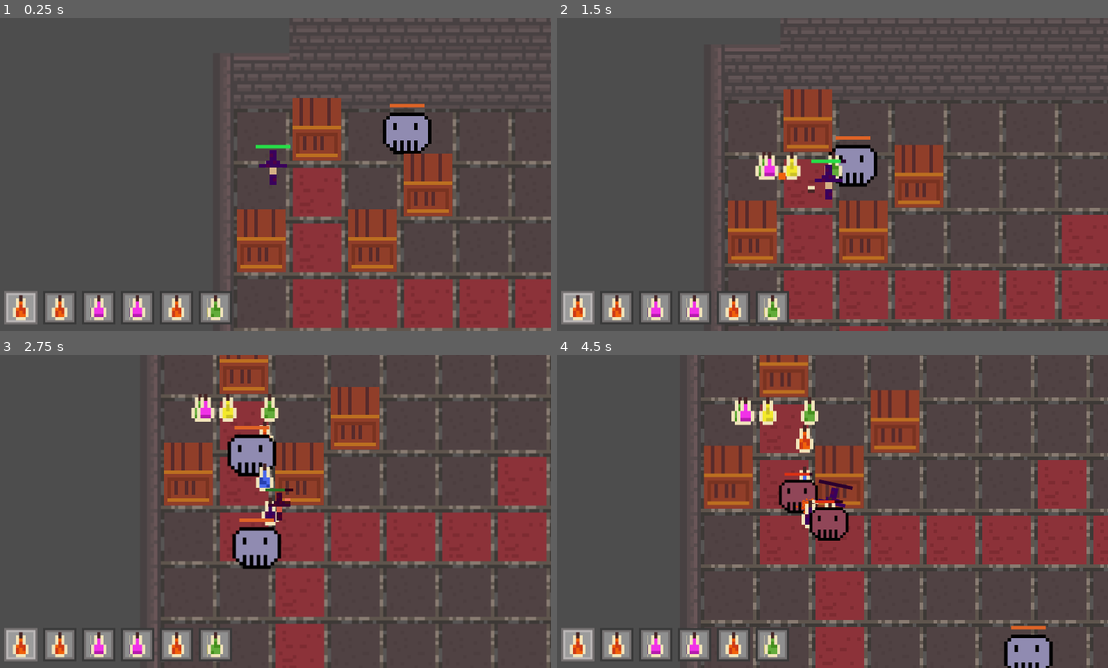
Above: before the commit, frames 1-4 (two rows, left to right).
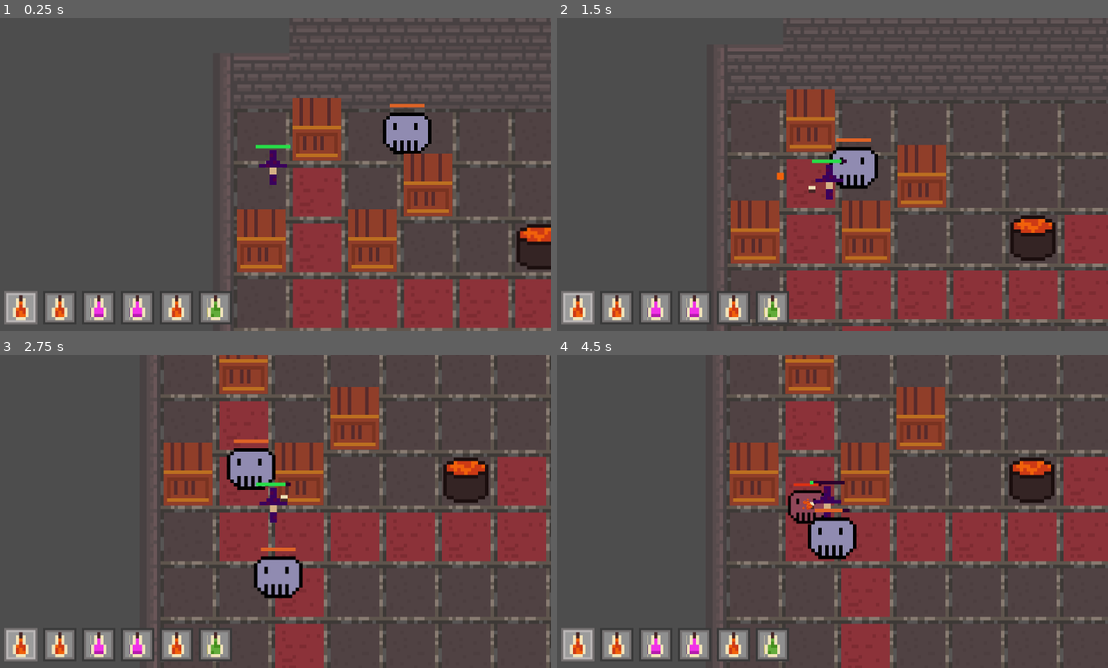
Above: after the commit, the same moments.

Repository: chluebi/ludum-dare-58
Game: Godot game, scene res://main.tscn
Two runs of this game, one before a commit and one after it. Both use one fixed random seed, a clock stepped at 60 frames per second and the inputs below.
Inputs (mouse positions are in pixels of both pictures, inside the frame that each line leads up to):
- Up to frame 1 (0.25 s): no input
- Up to frame 2 (1.5 s): tap Enter (ui_accept) at 0.5, 0.6, 0.77, 1.07 s; move the mouse to (953, 158) at 0.52 s; hold D (move_right) 0.53-1.28 s; move the mouse to (716, 190) at 1.27 s; hold S (move_down) from 1.28 s (still down); click (716, 190) at 1.35 s
- Up to frame 3 (2.75 s): tap Enter (ui_accept) at 1.52, 1.55, 1.82, 2.1 s; move the mouse to (330, 442) at 2.02 s; release S (move_down) at 2.03 s; hold D (move_right) from 2.03 s (still down)
- Up to frame 4 (4.5 s): move the mouse to (804, 574) at 2.77 s; release D (move_right) at 2.78 s; hold W (move_up) 2.78-3.53 s; click (804, 574) at 2.85 s; tap Enter (ui_accept) at 3.02, 3.05, 3.32, 3.6, 3.77, 4.07 s; move the mouse to (997, 558) at 3.52 s; hold A (move_left) from 3.53 s (still down); move the mouse to (661, 464) at 4.27 s; click (661, 464) at 4.35 s

The runs differ from the first frame. In frame 1, 0.9% of the frame differs, in the area x 93-100%, y 65-81%; in frame 2, 11%; in frame 3, 6.6%; in frame 4, 27%, in the area x 24-100%, y 0-100%.

Commit message:
added two cauldrons which spawn random potions

Diff:
--- /dev/null
+++ b/cauldron.gd
@@ -0,0 +1,23 @@
+extends StaticBody2D
+
+const POTION_DISTANCE = 150
+const POTION_INTERVAL = 5.0
+const POTION_SCENE = preload("res://potion.tscn")
+var timer = 0
+
+
+@onready var player = $"../player"
+
+func spawn_potion():
+	var r = randf_range(-PI, PI)
+	var pot = POTION_SCENE.instantiate()
+	pot.set_random_type()
+	pot.position = Vector2.from_angle(r) * POTION_DISTANCE + position
+	#pot.body_entered.connect(player.on_pickup)
+	get_parent().add_child(pot)
+
+func _process(delta: float) -> void:
+	timer += delta
+	if timer >= POTION_INTERVAL:
+		spawn_potion()
+		timer -= POTION_INTERVAL
--- /dev/null
+++ b/cauldron.tscn
@@ -0,0 +1,26 @@
+[gd_scene load_steps=5 format=3 uid="uid://wmwgnv10gs56"]
+
+[ext_resource type="Script" uid="uid://digbukh8ije7" path="res://cauldron.gd" id="1_0t22i"]
+[ext_resource type="Texture2D" uid="uid://bfygts20gb638" path="res://big-sheet.png" id="1_5qdwy"]
+
+[sub_resource type="AtlasTexture" id="AtlasTexture_0t22i"]
+atlas = ExtResource("1_5qdwy")
+region = Rect2(0, 18, 25, 37)
+
+[sub_resource type="RectangleShape2D" id="RectangleShape2D_mo0jf"]
+size = Vector2(12.800003, 12.700002)
+
+[node name="cauldron" type="StaticBody2D" groups=["static_obstacles"]]
+scale = Vector2(10, 10)
+script = ExtResource("1_0t22i")
+metadata/_edit_group_ = true
+
+[node name="Sprite2D" type="Sprite2D" parent="."]
+texture = SubResource("AtlasTexture_0t22i")
+region_enabled = true
+region_rect = Rect2(0, 0, 13, 13)
+
+[node name="CollisionShape2D" type="CollisionShape2D" parent="."]
+position = Vector2(-3.8146962e-07, 0.049999993)
+scale = Vector2(0.99999976, 0.99999976)
+shape = SubResource("RectangleShape2D_mo0jf")
--- a/crate.tscn
+++ b/crate.tscn
@@ -3,7 +3,7 @@
 [ext_resource type="Texture2D" uid="uid://dwklrk08g7n6" path="res://crate.png" id="1_uep05"]
 
 [sub_resource type="RectangleShape2D" id="RectangleShape2D_mo0jf"]
-size = Vector2(14.000004, 12.499998)
+size = Vector2(12.800003, 12.700002)
 
 [node name="Crate" type="StaticBody2D" groups=["static_obstacles"]]
 scale = Vector2(10, 10)
--- a/fireball.gd
+++ b/fireball.gd
@@ -43,7 +43,7 @@
 	particles.position = position
 	particles.direction = direction
 	particles.emitting = true
-	get_parent().add_child(particles)
+	get_parent().get_parent().add_child(particles)
 	if "health" in body:
 		if body.health.take_damage(damage) and big:
 			return
--- a/main.tscn
+++ b/main.tscn
@@ -6,6 +6,7 @@
 [ext_resource type="Script" uid="uid://rnjhn3gu636t" path="res://tile_map_layer.gd" id="3_272bh"]
 [ext_resource type="PackedScene" uid="uid://nhwhlhpm51nv" path="res://crate.tscn" id="4_1bvp3"]
 [ext_resource type="PackedScene" uid="uid://dog1poe2ison0" path="res://enemy.tscn" id="5_lquwl"]
+[ext_resource type="PackedScene" uid="uid://wmwgnv10gs56" path="res://cauldron.tscn" id="7_kek77"]
 [ext_resource type="PackedScene" uid="uid://b4s8ah7fjsuyp" path="res://hud.tscn" id="8_5vw27"]
 [ext_resource type="Script" uid="uid://cbnnke38dp7y2" path="res://enemy_spawner.gd" id="8_kek77"]
 
@@ -75,6 +76,12 @@
 [node name="player" parent="Environment" instance=ExtResource("2_0xm2m")]
 position = Vector2(114, 190)
 
+[node name="cauldron" parent="Environment" instance=ExtResource("7_kek77")]
+position = Vector2(879.99994, 397.99997)
+
+[node name="cauldron2" parent="Environment" instance=ExtResource("7_kek77")]
+position = Vector2(1363, 402)
+
 [node name="HUD" parent="." instance=ExtResource("8_5vw27")]
 
 [node name="enemy_spawner" type="Node2D" parent="."]
--- a/player.gd
+++ b/player.gd
@@ -49,10 +49,6 @@
 			attack_timer = 0
 	if Input.is_action_just_pressed("ui_accept"):
 		big_fire = !big_fire
-		var potion = POTION_SCENE.instantiate()
-		potion.position = position
-		potion.set_potion_type(randi_range(0, 6))
-		get_parent().add_child(potion)
 	var acceleration_vec = Vector2.ZERO
 	if Input.is_action_pressed("ui_right") or Input.is_action_pressed("move_right"):
 		acceleration_vec.x += 1
@@ -71,3 +67,6 @@
 		velocity = velocity.normalized() * MAX_SPEED # make sure that we never extrapolate, i.e. go faster than max_speed
 
 	move_and_slide()
+
+func on_potion_pickup(pot):
+	print(pot.current_type)
--- a/potion.gd
+++ b/potion.gd
@@ -1,11 +1,13 @@
 extends Area2D
 
 enum potion_type {
-	orange, yellow, green, blue, rainbow, purple, pink
+	orange, yellow, green, blue, rainbow, purple, pink,
+	FINAL
 }
 @export var current_type: potion_type
 func _ready() -> void:
 	set_potion_type(current_type)
+	body_entered.connect(on_pickup)
 
 func set_potion_type(t: potion_type):
 	current_type = t
@@ -23,3 +25,10 @@
 	#elif current_type == potion_type.yellow:
 		#x = 0.0
 	$sprite.region_rect = Rect2(x, 0, 5.0, 8.0)
+
+func set_random_type():
+	set_potion_type(randi_range(0, potion_type.FINAL - 1))
+
+func on_pickup(body):
+	if body.has_method("on_potion_pickup"):
+		body.on_potion_pickup(self)
--- a/potion.tscn
+++ b/potion.tscn
@@ -11,7 +11,9 @@
 radius = 59.008472
 
 [node name="potion" type="Area2D"]
-monitoring = false
+collision_layer = 0
+collision_mask = 2
+monitorable = false
 script = ExtResource("1_174ht")
 current_type = 2
 
Not shown, added: cauldron.gd.uid
Not shown: 1 places in hud.tscn that only renumber resources
Not shown: 1 places in main.tscn that only renumber resources
